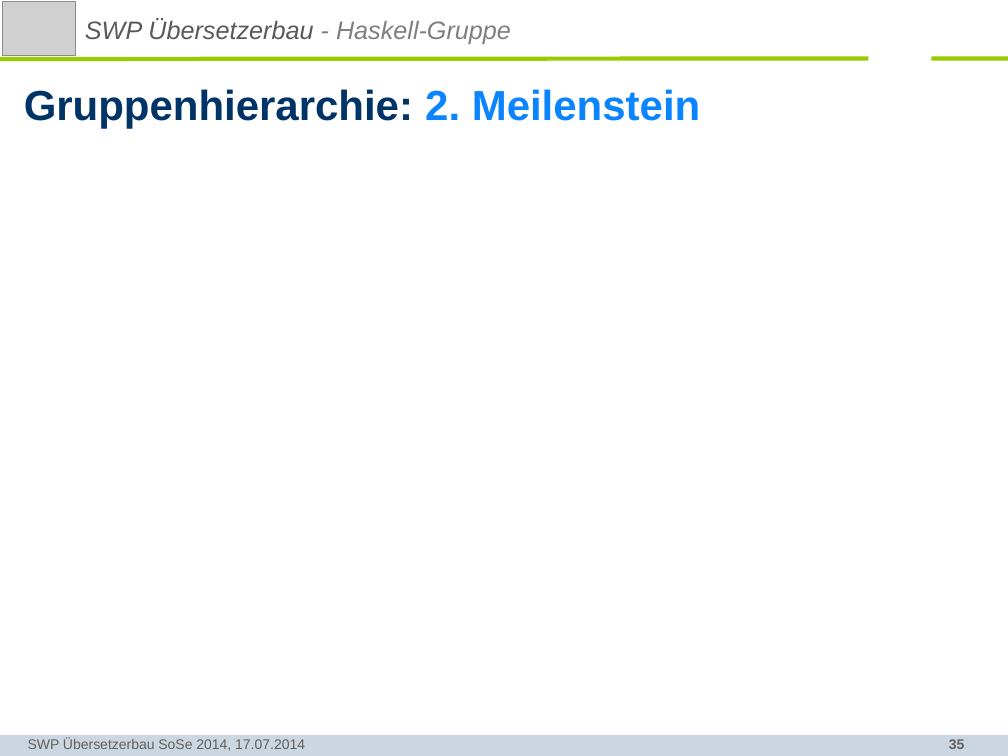
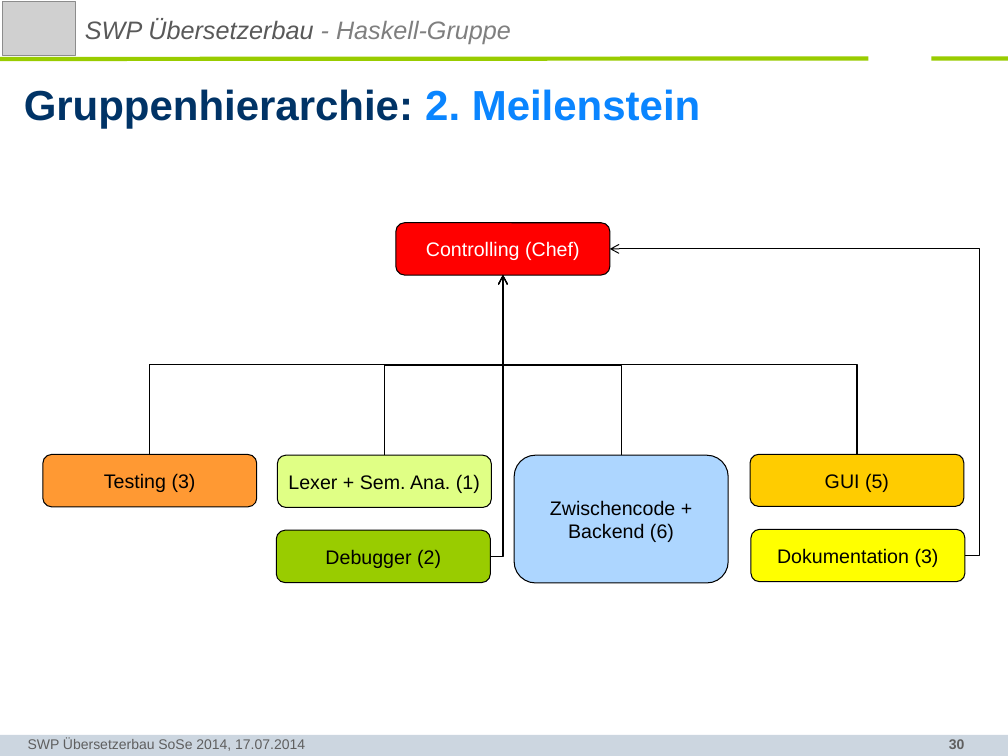
Before and after one commit to SWP-Ubau-SoSe2014-Haskell/SWPSoSe14, a slide deck: slide 30 of documentation/SWPSoSe14MS3.ppt (slide 35 before the commit). Drawn at 1008x756 pixels with LibreOffice and Linux fonts; fonts in the diff are those of the drawing; grey boxes stand for pictures; background and template pictures are left out. Boxes give left, top, right and bottom in pixels: in the first picture for what was removed or moved away, otherwise in the second. Text is boxed around its words. In the diff, an @@ line names an element or a change of style, - is before the commit and + after.

```diff
--- a/documentation/SWPSoSe14MS3.ppt
+++ b/documentation/SWPSoSe14MS3.ppt
@@ rounded rectangle added at (396, 223, 610, 275), fill #FF0000, outline #000000 0.74 pt, 14 pt, text #FFFFFF @@
+Controlling (Chef)
@@ elbow arrow added from (965, 555) to (610, 249), #000000 0.74 pt @@
@@ elbow arrow added from (149, 455) to (503, 275), #000000 0.74 pt @@
@@ elbow arrow added from (384, 456) to (503, 275), #000000 0.74 pt @@
@@ elbow arrow added from (490, 556) to (503, 275), #000000 0.74 pt @@
@@ elbow arrow added from (621, 456) to (503, 275), #000000 0.74 pt @@
@@ elbow arrow added from (857, 455) to (503, 275), #000000 0.74 pt @@
@@ rounded rectangle added at (43, 455, 257, 507), fill #FF9933, outline #000000 0.74 pt, 14 pt, text #000000 @@
+Testing (3)
@@ rounded rectangle added at (277, 456, 491, 508), fill #E0FF85, outline #000000 0.74 pt, 14 pt, text #000000 @@
+Lexer + Sem. Ana. (1)
@@ rounded rectangle added at (514, 456, 728, 584), fill #ADD6FF, outline #000000 0.74 pt, 14 pt, text #000000 @@
+Zwischencode +
+Backend (6)
@@ rounded rectangle added at (750, 455, 964, 507), fill #FFCC00, outline #000000 0.74 pt, 14 pt, text #000000 @@
+GUI (5)
@@ rounded rectangle added at (276, 530, 490, 583), fill #99CC00, outline #000000 0.74 pt, 14 pt, text #000000 @@
+Debugger (2)
@@ rounded rectangle added at (751, 529, 965, 582), fill #FFFF00, outline #000000 0.74 pt, 14 pt, text #000000 @@
+Dokumentation (3)
@@ page number at (949, 739, 965, 749): text changed @@
-35
+30
```
Also in this commit, not shown: 2 other slides changed, 5 slides removed.
